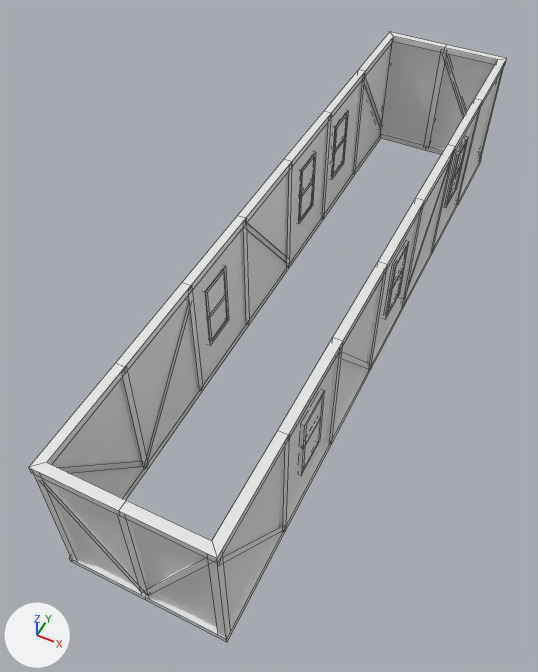
One commit to the OBJ model Unity/Level Design/Assets/Building Models/FirstFloor/Floor 1 4x20.obj: the scene before it, then after it.
Before and after are seen from a 50 mm camera at (5.64, -15.06, 16.8) aimed at (-0.83, -2.13, 0.63). Every picture has the same lights, and +X, +Y and +Z are marked at lower left. Mesh edges are drawn as thin lines. Where no turn or scale is listed for an object, it has been applied to the vertices.

The scene before the commit, as lines of its bpy script (objects in view):
```python
me_floor_1_4x20 = bpy.data.meshes.new('Floor 1 4x20')
me_floor_1_4x20.from_pydata(...)  # 544 vertices, 382 faces; spans x -2.1..2.1, y -10.1..10.1, z -0.1..4.1
ob_floor_1_4x20 = bpy.data.objects.new('Floor 1 4x20', me_floor_1_4x20)
ob_floor_1_4x20.location = (0.0, 0.0, 0.0)
```
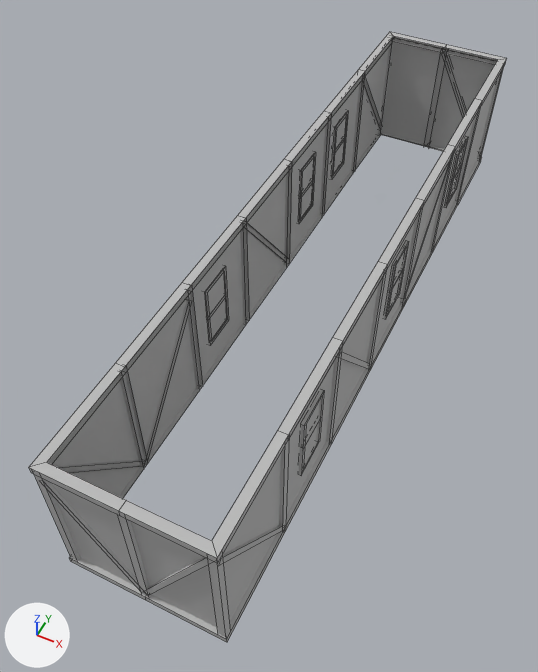
Pixel boxes [x1, y1, x2, y2] of what changed, in the pictures (538 x 672 px):
```json
{"part": 1, "of": "me_floor_1_4x20", "change": "cut back", "before": [47, 36, 497, 500], "after": [204, 112, 464, 464]}
{"part": 2, "of": "me_floor_1_4x20", "change": "recoloured", "before": [29, 32, 507, 642], "after": [29, 32, 507, 642]}
```

Edits to the scene script, one JSON object a line:
```json
{"op": "add", "block": "mat_initialshadinggroup", "code": ["mat_initialshadinggroup = principled_material('initialShadingGroup')", "mat_initialshadinggroup.base_color = (0.5, 0.5, 0.5)  # grey #bcbcbc", "mat_initialshadinggroup.roughness = 1.0"]}
{"block": "me_floor_1_4x20", "where": "# used by ob_floor_1_4x20; location = (0.0, 0.0, 0.0)"}
{"op": "remove", "block": "me_floor_1_4x20", "code": "me_floor_1_4x20.from_pydata(...)  # 544 vertices, 382 faces; spans x -2.1..2.1, y -10.1..10.1, z -0.1..4.1"}
{"op": "add", "block": "me_floor_1_4x20", "code": "me_floor_1_4x20.from_pydata(...)  # 526 vertices, 278 faces; spans x -2.1..2.1, y -10.1..10.1, z -0.1..4.1"}
{"block": "me_floor_1_4x20", "change": "me_floor_1_4x20 part 1"}
{"block": "me_floor_1_4x20", "change": "18 vertices are removed from x -1.9..1.9, y -9.9..9.9, z -0.1"}
{"block": "me_floor_1_4x20", "change": "134 faces are deleted"}
{"block": "me_floor_1_4x20", "change": "30 new faces join them"}
{"block": "me_floor_1_4x20", "change": "me_floor_1_4x20 part 2: 248 faces spanning x -2.1..2.1, y -10.1..10.1, z -0.1..4.1 switch from no material to mat_initialshadinggroup (grey #bcbcbc)"}
```
